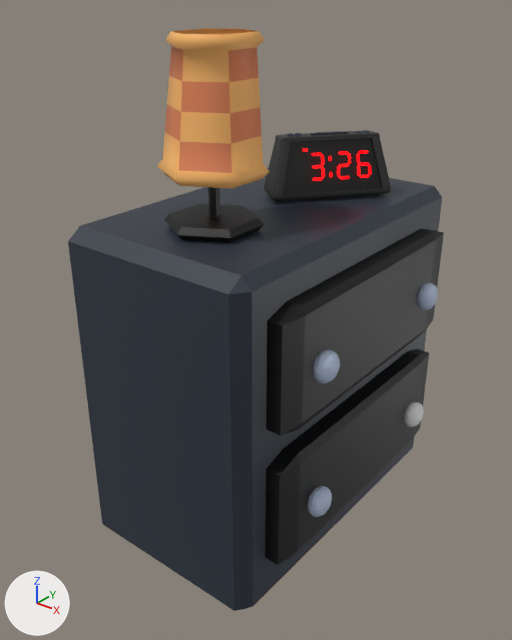
An edit to the Blender file assets/world/models/house_model/dresser.blend, drawn before and after from the same camera.
Both versions are drawn from a 50 mm camera at (1.849, -2.539, 2.586) aimed at (-0.099, -0.104, 1.076). Arrows for +X, +Y and +Z are at lower left; the lights stay in place.
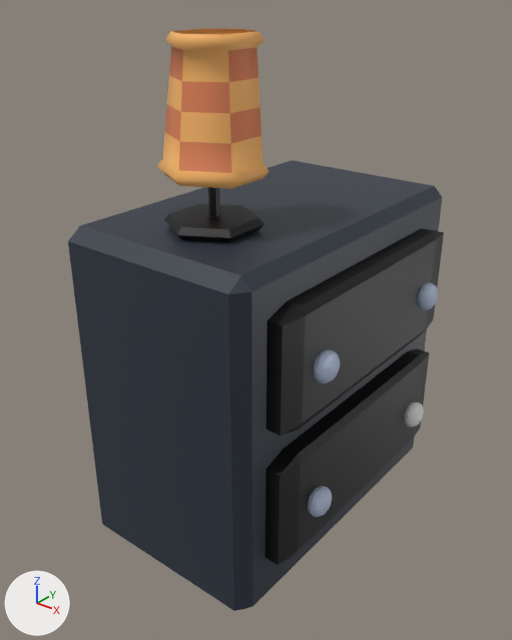
Commit message: remove clock from dresser

Boxes [x1, y1, x2, y2] around the edits, measured in the pictures (512 x 640 px):
'Cube.007', deleted (black)
    before: [264, 130, 391, 201]
    faces in mat_black (black #000000): [283, 138, 382, 195]
    faces in mat_carpet_darkgray (black #262626): [264, 130, 391, 201]
    faces in mat_dresser (dark blue #2d3541): [287, 130, 370, 137]
'clock2', deleted (red)
    before: [311, 150, 371, 181]
'clock3', deleted
    before: [302, 148, 308, 152]

What changed in the scene script:
```text
Remove ob_cube_007:
    ob_cube_007 = bpy.data.objects.new('Cube.007', me_cube_019)
    ob_cube_007.location = (0.015, 0.304, 1.787)
    ob_cube_007.rotation_euler = (0.0, 0.0, 0.913)  # degrees (0, 0, 52)
    ob_cube_007.scale = (0.294, 0.0909, 0.146)
Remove ob_clock3:
    ob_clock3 = bpy.data.objects.new('clock3', me_clock3)
    ob_clock3.location = (-0.02, 0.156, 1.867)
    ob_clock3.rotation_euler = (1.292, 0.0328, 0.978)  # degrees (74, 1.9, 56)
    ob_clock3.scale = (0.027, 0.027, 0.027)
    ob_clock3.visible_shadow = False
Remove ob_clock2:
    ob_clock2 = bpy.data.objects.new('clock2', me_clock2)
    ob_clock2.location = (0.101, 0.298, 1.79)
    ob_clock2.rotation_euler = (1.293, 0.0232, 0.981)  # degrees (74, 1.3, 56)
    ob_clock2.scale = (0.145, 0.195, 0.184)
    ob_clock2.visible_shadow = False
```
